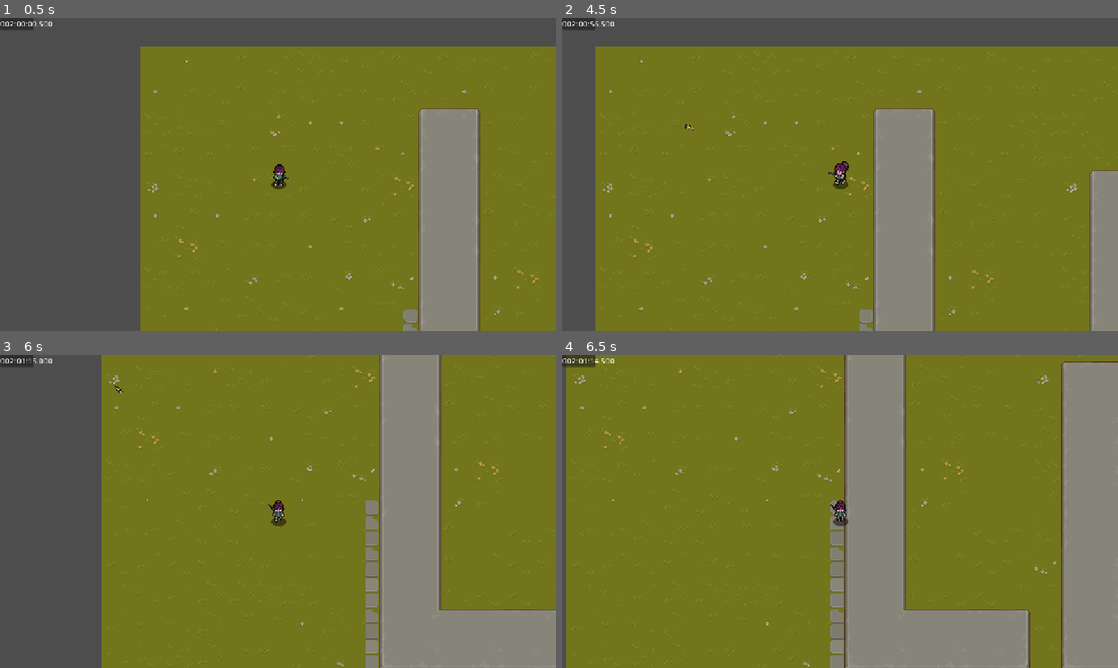
Above: before the commit, frames 1-4 (two rows, left to right).
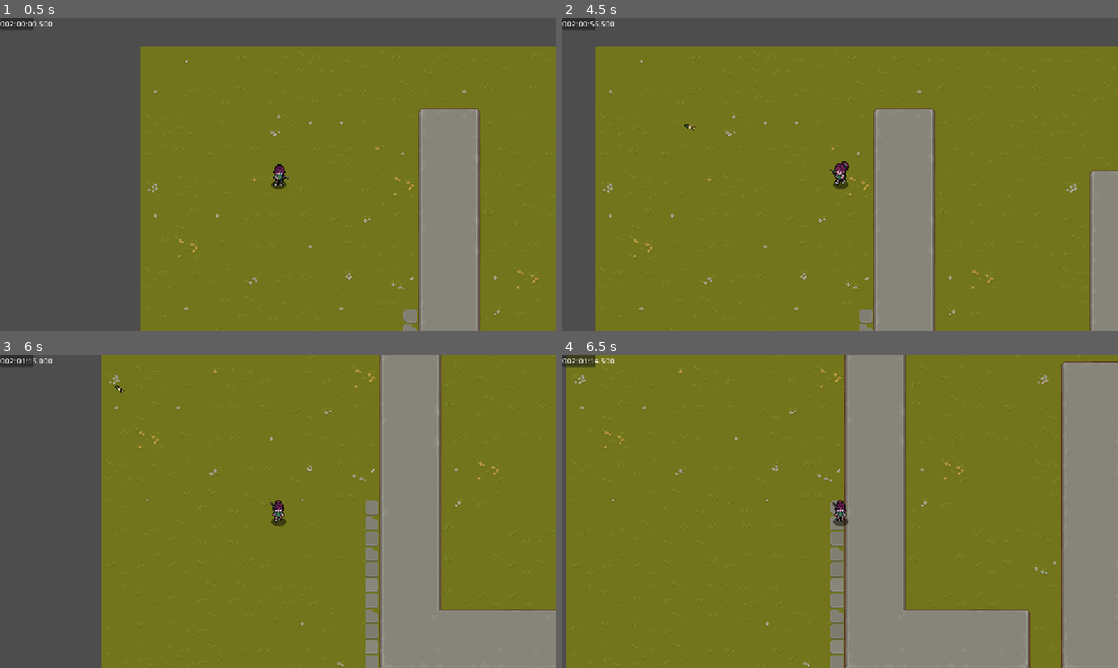
Above: after the commit, the same moments.

Repository: linus-privat/gamejam
Game: Godot game, scene res://scenes/linus_test/tileset_test.tscn
Same seed, same stepped clock (60 frames per second), same inputs: the game is played once before the commit and once after it.
Inputs (mouse positions are in pixels of both pictures, inside the frame that each line leads up to):
- Up to frame 1 (0.5 s): no input
- Up to frame 2 (4.5 s): move the mouse to (962, 158) at 0.52 s; hold D (walk right) 0.53-1.28 s; click (962, 158) at 0.6 s; move the mouse to (728, 190) at 1.27 s; hold S (walk down) 1.28-2.03 s; click (728, 190) at 1.35 s; move the mouse to (895, 105) at 2.02 s; hold D (walk right) 2.03-2.78 s; click (895, 105) at 2.1 s; move the mouse to (812, 237) at 2.77 s; hold W (walk up) 2.78-3.53 s; click (812, 237) at 2.85 s; move the mouse to (1006, 221) at 3.52 s; hold A (walk left) from 3.53 s (still down); click (1006, 221) at 3.6 s; move the mouse to (673, 127) at 4.27 s; click (673, 127) at 4.35 s
- Up to frame 3 (6 s): move the mouse to (305, 511) at 5.02 s; release A (walk left) at 5.03 s; hold S (walk down) 5.03-5.78 s; click (305, 511) at 5.1 s; move the mouse to (194, 433) at 5.77 s; hold D (walk right) from 5.78 s (still down); click (194, 433) at 5.85 s
- Up to frame 4 (6.5 s): keep holding D (walk right)

Frame 1 is identical in both runs. In frame 2, less than 0.1% of the frame differs, in the area x 21-50%, y 34-51%; in frame 3, less than 0.1%, in the area x 20-50%, y 9-50%; in frame 4, less than 0.1%.

Commit message:
gun flips nicely (marker versetzt beim schiessen nach links bruh)

Diff:
--- a/gamejamgame/scenes/player.gd
+++ b/gamejamgame/scenes/player.gd
@@ -22,7 +22,10 @@
 	player_movement(delta)
 	mouse_pos = get_global_mouse_position()
 	shoot_dir = (mouse_pos-global_position).normalized()
-	print(shoot_dir)
+	if shoot_dir.x < 0:
+		$Node2D/GunSprite.flip_v = true
+	else:
+		$Node2D/GunSprite.flip_v = false
 	$Node2D.look_at(shoot_dir+global_position)
 
 	# shoot input
--- a/gamejamgame/scenes/player.tscn
+++ b/gamejamgame/scenes/player.tscn
@@ -591,4 +591,4 @@
 [node name="ShootStartPosition" type="Node2D" parent="Node2D"]
 
 [node name="Marker2D" type="Marker2D" parent="Node2D/ShootStartPosition"]
-position = Vector2(13, -2)
+position = Vector2(12, -1.5)
